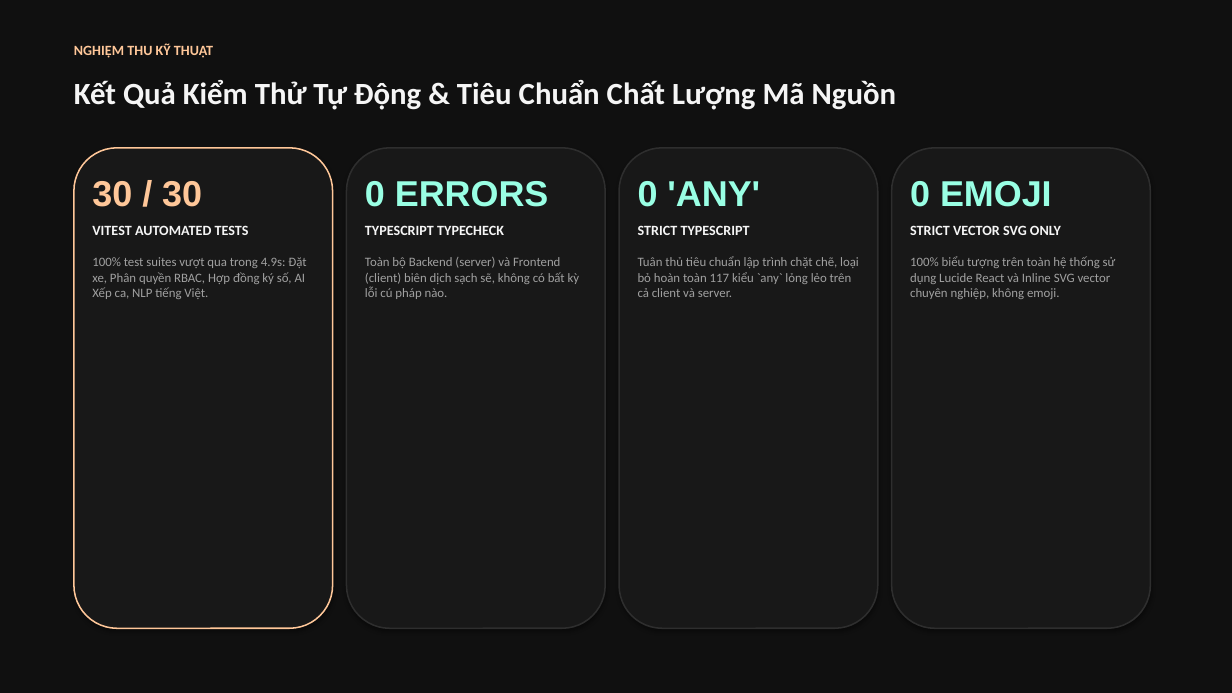
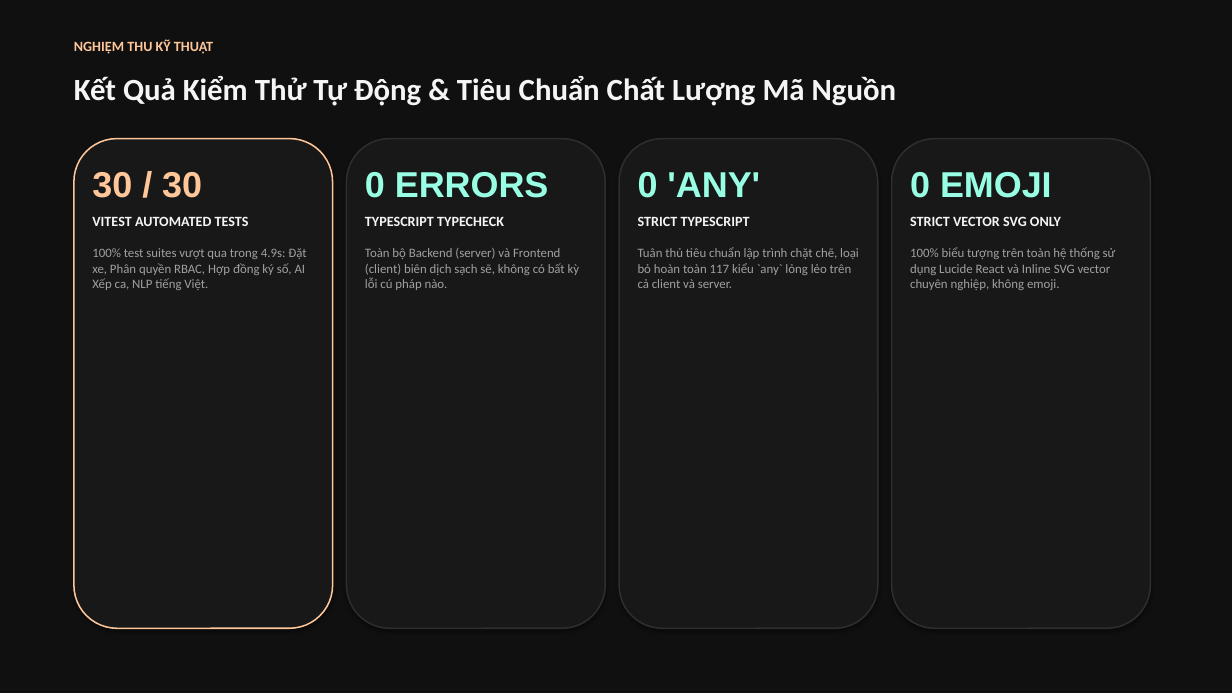
Before and after one commit to Hoang-124/Motorent, a slide deck: slide 13 of docs/MOTORENT_SWP391_Slide_Trinh_Bay.pptx. Drawn at 1232x693 pixels with LibreOffice and Linux fonts; fonts in the diff are those of the drawing. Boxes give left, top, right and bottom in pixels: in the first picture for what was removed or moved away, otherwise in the second. Text is boxed around its words. In the diff, an @@ line names an element or a change of style, - is before the commit and + after.

```diff
--- a/docs/MOTORENT_SWP391_Slide_Trinh_Bay.pptx
+++ b/docs/MOTORENT_SWP391_Slide_Trinh_Bay.pptx
@@ text "NGHIỆM THU KỸ THUẬT": place and size @@
-text "NGHIỆM THU KỸ THUẬT" at bbox=[74, 43, 213, 58]
+text "NGHIỆM THU KỸ THUẬT" at bbox=[74, 39, 213, 54]
@@ text "Kết Quả Kiểm Thử Tự ...": place and size @@
-text "Kết Quả Kiểm Thử Tự ..." at bbox=[74, 80, 896, 110]
+text "Kết Quả Kiểm Thử Tự ..." at bbox=[74, 76, 896, 106]
@@ rounded rectangle: place and size @@
-rounded rectangle at bbox=[74, 148, 333, 628]
+rounded rectangle at bbox=[74, 139, 333, 628]
@@ rounded rectangle: place and size @@
-rounded rectangle at bbox=[347, 148, 605, 628]
+rounded rectangle at bbox=[347, 139, 605, 628]
@@ rounded rectangle: place and size @@
-rounded rectangle at bbox=[619, 148, 878, 628]
+rounded rectangle at bbox=[619, 139, 878, 628]
@@ rounded rectangle: place and size @@
-rounded rectangle at bbox=[892, 148, 1151, 628]
+rounded rectangle at bbox=[892, 139, 1151, 628]
@@ text "30 / 30": place and size @@
-text "30 / 30" at bbox=[92, 181, 306, 299]
+text "30 / 30" at bbox=[92, 172, 306, 290]
@@ text "0 ERRORS": place and size @@
-text "0 ERRORS" at bbox=[365, 181, 580, 299]
+text "0 ERRORS" at bbox=[365, 172, 580, 290]
@@ text "0 'ANY'": place and size @@
-text "0 'ANY'" at bbox=[638, 181, 859, 297]
+text "0 'ANY'" at bbox=[638, 172, 859, 288]
@@ text "0 EMOJI": place and size @@
-text "0 EMOJI" at bbox=[910, 181, 1116, 299]
+text "0 EMOJI" at bbox=[910, 172, 1116, 290]
```
Also in this commit, not shown: 11 other slides changed, 1 slide added, 1 slide removed, 12 other files.
